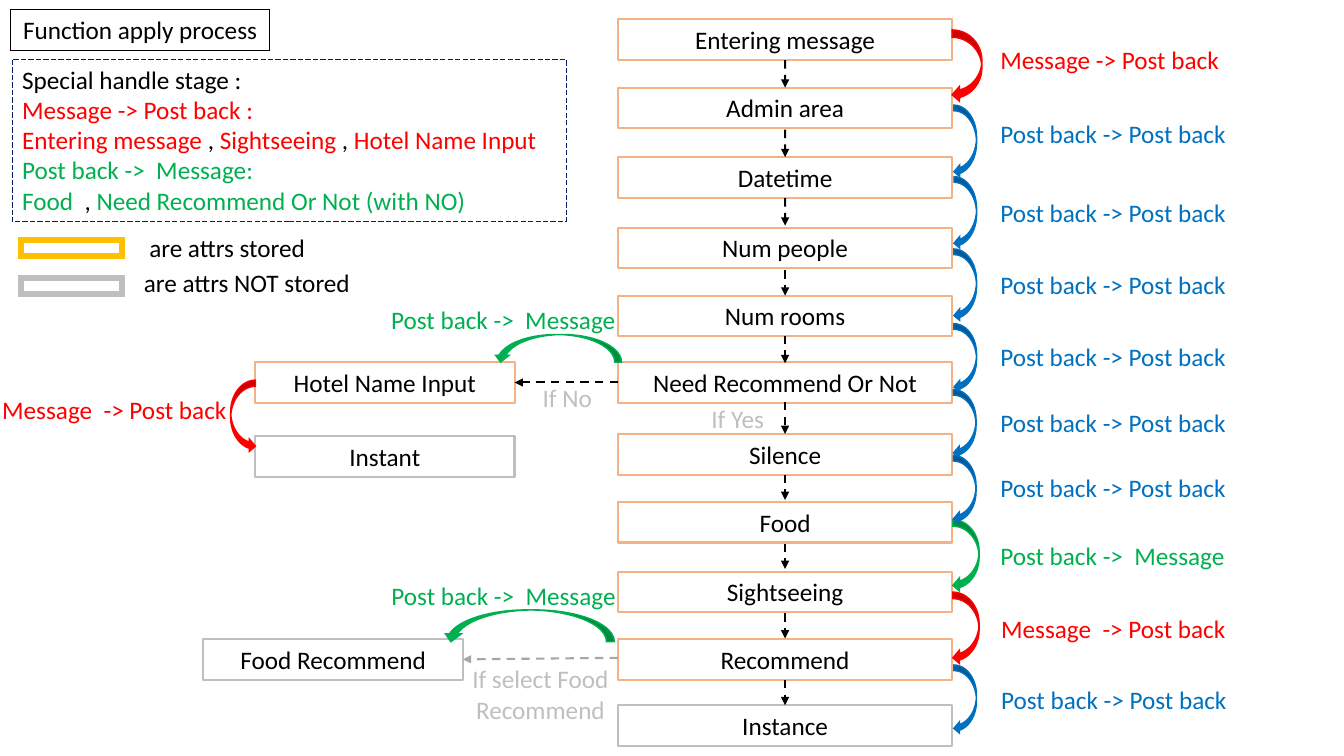
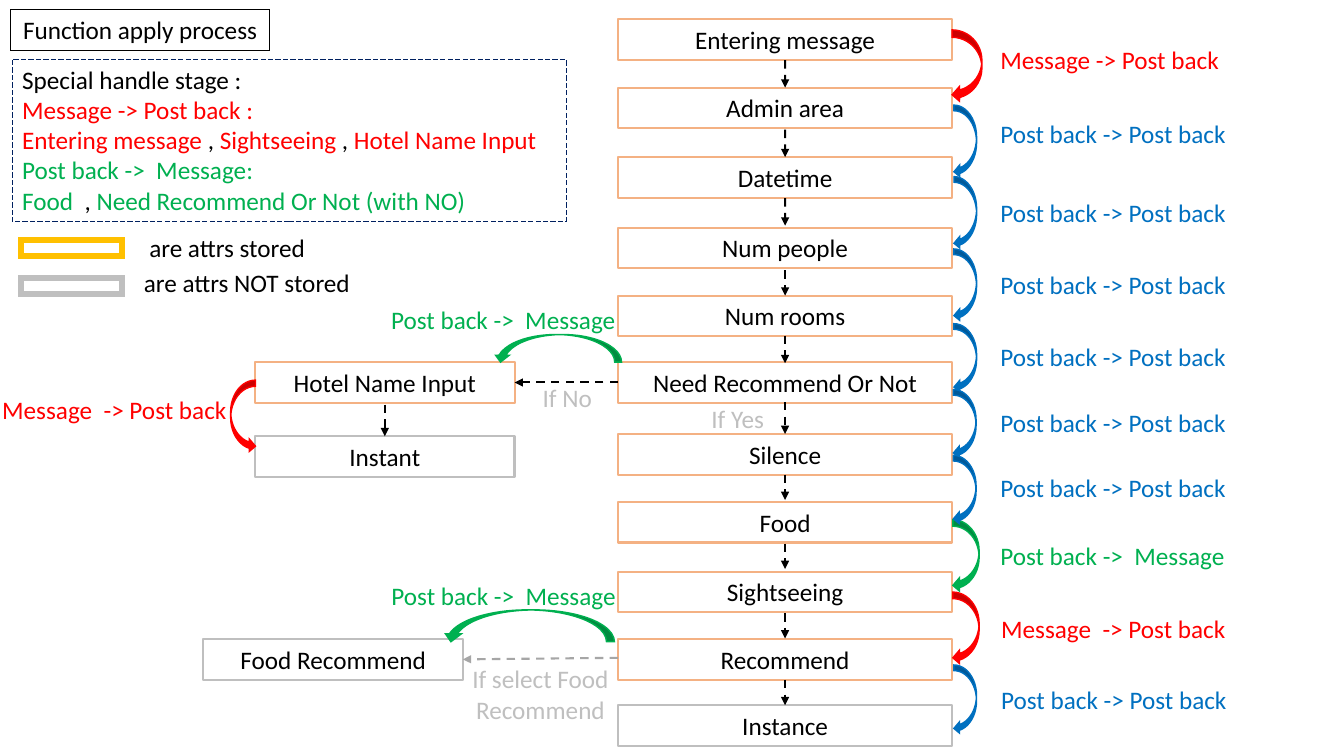
Before and after one commit to nightted/TravelProject, a slide deck: slide 2 of Linebot flow chart.pptx. Drawn at 1344x756 pixels with LibreOffice and Linux fonts; fonts in the diff are those of the drawing. Boxes give left, top, right and bottom in pixels: in the first picture for what was removed or moved away, otherwise in the second. Text is boxed around its words. In the diff, an @@ line names an element or a change of style, - is before the commit and + after.

```diff
--- a/Linebot flow chart.pptx
+++ b/Linebot flow chart.pptx
@@ arrow added from (385, 405) to (385, 437), #000000 1.5 pt dashed @@
```
Also in this commit, not shown: 1 other file.
